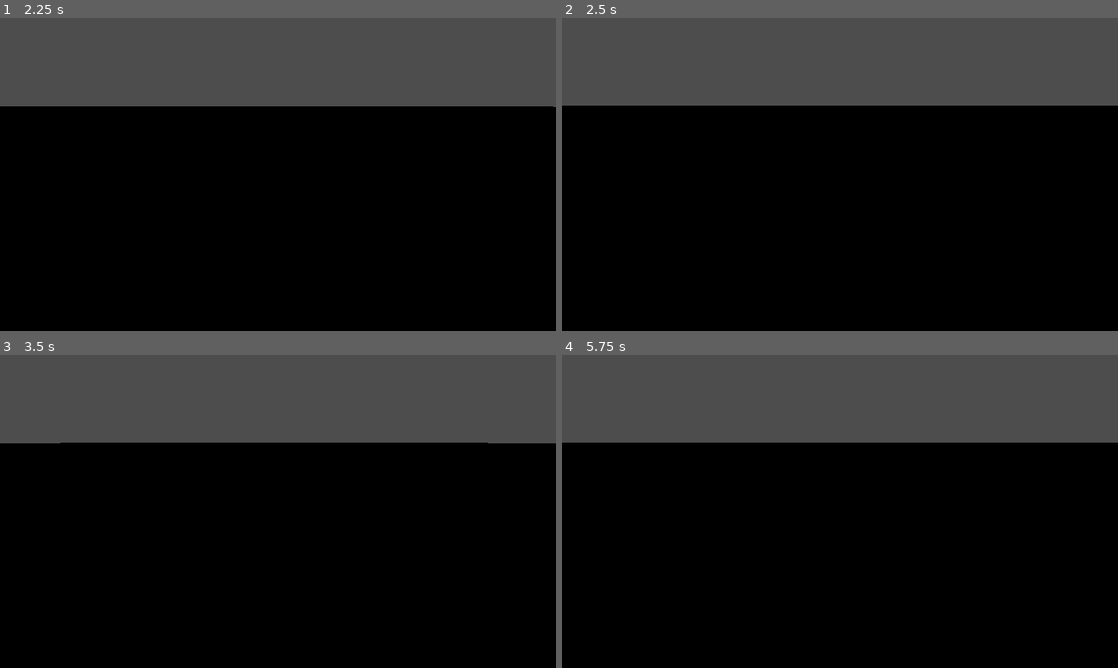
Above: before the commit, frames 1-4 (two rows, left to right).
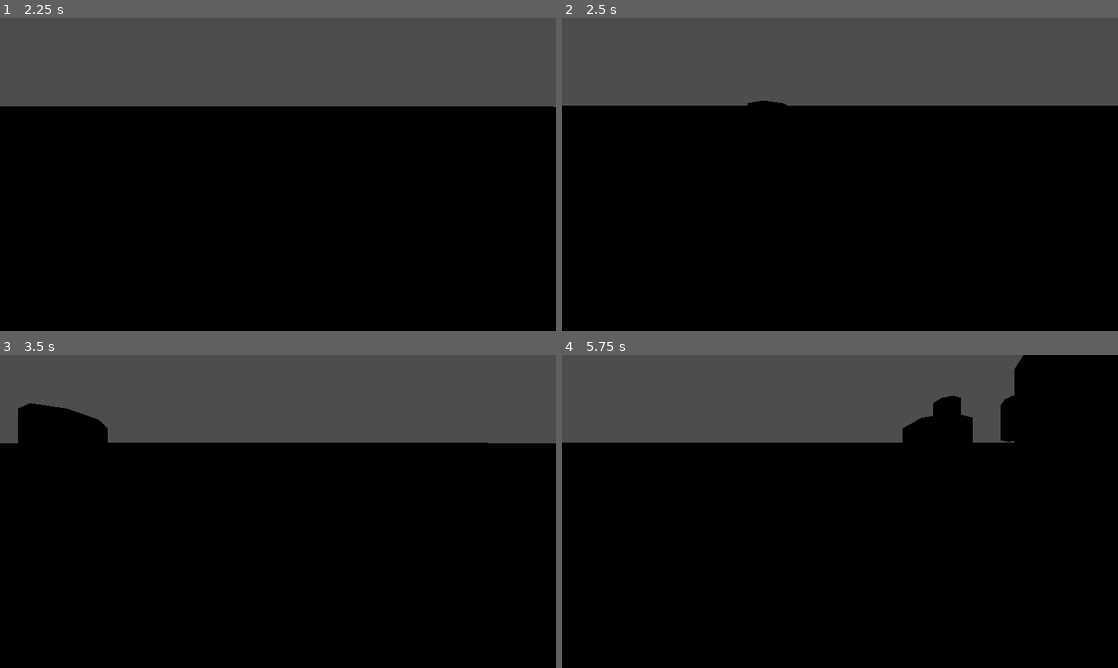
Above: after the commit, the same moments.

Repository: boredchef/bounce-back
Game: Godot game, scene res://Function Scenes (Menu, UI, etc)/playertest.tscn
Same seed, same stepped clock (60 frames per second), same inputs: the game is played once before the commit and once after it. This scene is started directly instead of the project's main scene.
Inputs:
- Up to frame 1 (2.25 s): tap Enter at 0.5 s; hold D (Right) 0.53-1.28 s; hold S (Down) 1.28-2.03 s; tap Space at 2 s; hold D (Right) from 2.03 s (still down)
- Up to frame 2 (2.5 s): keep holding D (Right)
- Up to frame 3 (3.5 s): release D (Right) at 2.78 s; hold W (Up) from 2.78 s (still down)
- Up to frame 4 (5.75 s): release W (Up) at 3.53 s; hold A (Left) 3.53-5.03 s; hold S (Down) from 5.03 s (still down)

Frame 1 is identical in both runs. In frame 2, less than 0.1% of the frame differs, in the area x 33-41%, y 26-28%; in frame 3, 1.7%; in frame 4, 6.8%, in the area x 61-100%, y 0-28%.
Error after the commit: Invalid assignment of property or key 'can_move' with value of type 'bool' on a base object of type 'CharacterBody3D (player.gd)'. (res://level_complete.gd:9)

Commit message:
borked everything good luck everybody else

Diff:
--- a/bounce-back/Function Scenes (Menu, UI, etc)/playertest.tscn
+++ b/bounce-back/Function Scenes (Menu, UI, etc)/playertest.tscn
@@ -3,6 +3,7 @@
 [ext_resource type="PackedScene" uid="uid://dpyakersvlvjj" path="res://Elements/Player/player.tscn" id="1_5pr24"]
 [ext_resource type="Texture2D" uid="uid://cxvg184w2ipcv" path="res://Sprites/wood.png" id="3_i35ai"]
 [ext_resource type="PackedScene" uid="uid://uatwcqrtpvmw" path="res://Elements/Trampoline on God/trampoline_checkpoint.tscn" id="4_oelfl"]
+[ext_resource type="PackedScene" uid="uid://do028lkniieeb" path="res://level_complete.tscn" id="4_x55gh"]
 
 [sub_resource type="WorldBoundaryShape3D" id="WorldBoundaryShape3D_xgjns"]
 
@@ -32,3 +33,6 @@
 
 [node name="Trampoline Checkpoint" parent="." unique_id=96018135 instance=ExtResource("4_oelfl")]
 transform = Transform3D(1, 0, 0, 0, 1, 0, 0, 0, 1, -4, -0.29281092, -5.302841)
+
+[node name="Area3D" parent="." unique_id=536826463 instance=ExtResource("4_x55gh")]
+transform = Transform3D(1, 0, 0, 0, 1, 0, 0, 0, 1, 4.8698597, 0, 0)
--- /dev/null
+++ b/bounce-back/level_complete.gd
@@ -0,0 +1,13 @@
+extends Area3D
+
+@onready var confetti: GPUParticles3D = $confetti
+
+func _on_body_entered(body: Node3D) -> void:
+	print(body.name)
+	if body.name == "player":
+		confetti.emitting = true
+		body.can_move = false
+		print("entered")
+
+func _on_timer_timeout() -> void:
+	print("LOAD NEXT SCENE BUT I DO NOT UNDERSTAND THE SCENE LOADER RN")
--- /dev/null
+++ b/bounce-back/level_complete.tscn
@@ -0,0 +1,44 @@
+[gd_scene format=3 uid="uid://do028lkniieeb"]
+
+[ext_resource type="Script" uid="uid://cjddpsrda5pvk" path="res://level_complete.gd" id="1_sxtul"]
+[ext_resource type="PackedScene" uid="uid://do8i31yp3gykj" path="res://scene_loader.tscn" id="2_jia4s"]
+
+[sub_resource type="BoxShape3D" id="BoxShape3D_jia4s"]
+size = Vector3(37.89453, 1, 43.47751)
+
+[sub_resource type="ParticleProcessMaterial" id="ParticleProcessMaterial_jia4s"]
+emission_shape = 3
+emission_box_extents = Vector3(1, 1, 1)
+direction = Vector3(0, 1, 0)
+initial_velocity_min = 4.0
+initial_velocity_max = 10.0
+
+[sub_resource type="StandardMaterial3D" id="StandardMaterial3D_472by"]
+billboard_mode = 1
+use_particle_trails = true
+
+[sub_resource type="TubeTrailMesh" id="TubeTrailMesh_xvwna"]
+material = SubResource("StandardMaterial3D_472by")
+
+[node name="Area3D" type="Area3D" unique_id=536826463]
+script = ExtResource("1_sxtul")
+
+[node name="CollisionShape3D" type="CollisionShape3D" parent="." unique_id=1029031046]
+transform = Transform3D(-4.371139e-08, -1, 0, 1, -4.371139e-08, 0, 0, 0, 1, -8.063556e-07, 18.447266, -0.62361145)
+shape = SubResource("BoxShape3D_jia4s")
+
+[node name="confetti" type="GPUParticles3D" parent="." unique_id=583340320]
+emitting = false
+transform_align = 1
+transform_align_channel_filter = 1
+trail_enabled = true
+trail_lifetime = 0.8
+process_material = SubResource("ParticleProcessMaterial_jia4s")
+draw_pass_1 = SubResource("TubeTrailMesh_xvwna")
+
+[node name="Timer" type="Timer" parent="." unique_id=1800066529]
+
+[node name="scene_loader" parent="." unique_id=571933211 instance=ExtResource("2_jia4s")]
+
+[connection signal="body_entered" from="." to="." method="_on_body_entered"]
+[connection signal="timeout" from="Timer" to="." method="_on_timer_timeout"]
--- /dev/null
+++ b/bounce-back/ragdoll.tscn
@@ -0,0 +1,19 @@
+[gd_scene format=3 uid="uid://d0kkvwqruyms8"]
+
+[ext_resource type="Texture2D" uid="uid://diwsrg2fvgrsp" path="res://Sprites/thissucksandisatrampoline.jpg" id="1_s1edl"]
+
+[sub_resource type="SphereShape3D" id="SphereShape3D_pral5"]
+
+[sub_resource type="StandardMaterial3D" id="StandardMaterial3D_i0bs4"]
+albedo_texture = ExtResource("1_s1edl")
+
+[sub_resource type="SphereMesh" id="SphereMesh_pral5"]
+material = SubResource("StandardMaterial3D_i0bs4")
+
+[node name="RigidBody3D" type="RigidBody3D" unique_id=182275093]
+
+[node name="CollisionShape3D" type="CollisionShape3D" parent="." unique_id=857791881]
+shape = SubResource("SphereShape3D_pral5")
+
+[node name="MeshInstance3D" type="MeshInstance3D" parent="." unique_id=1671836077]
+mesh = SubResource("SphereMesh_pral5")
Not shown, added: bounce-back/level_complete.gd.uid
